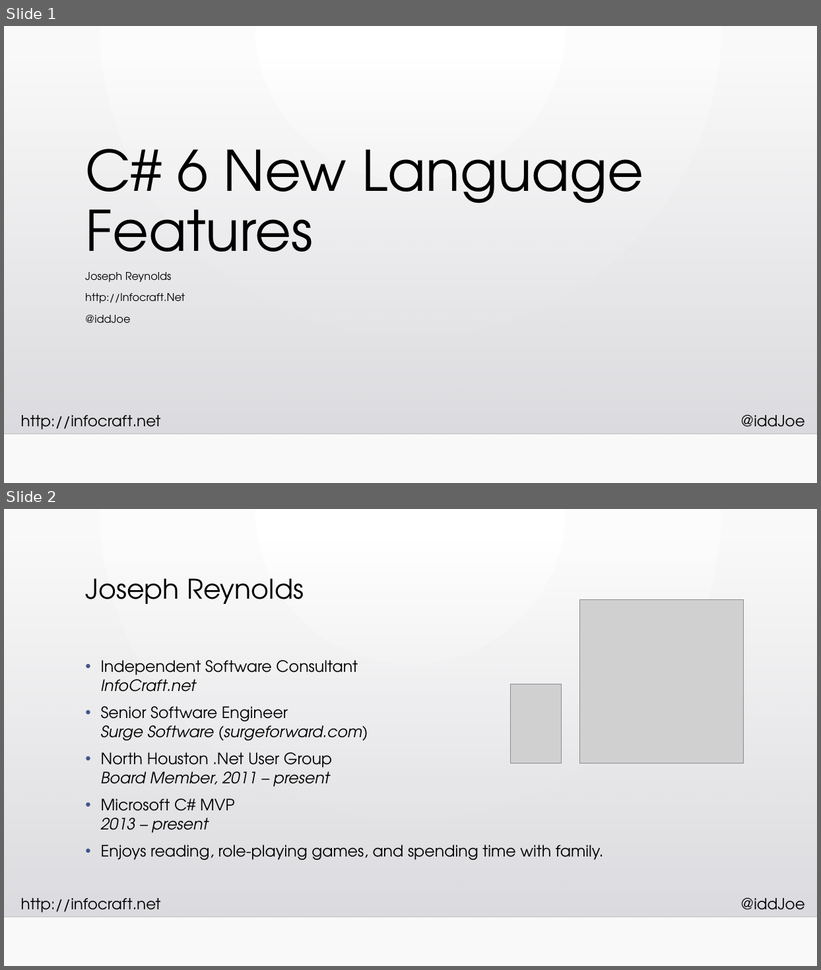
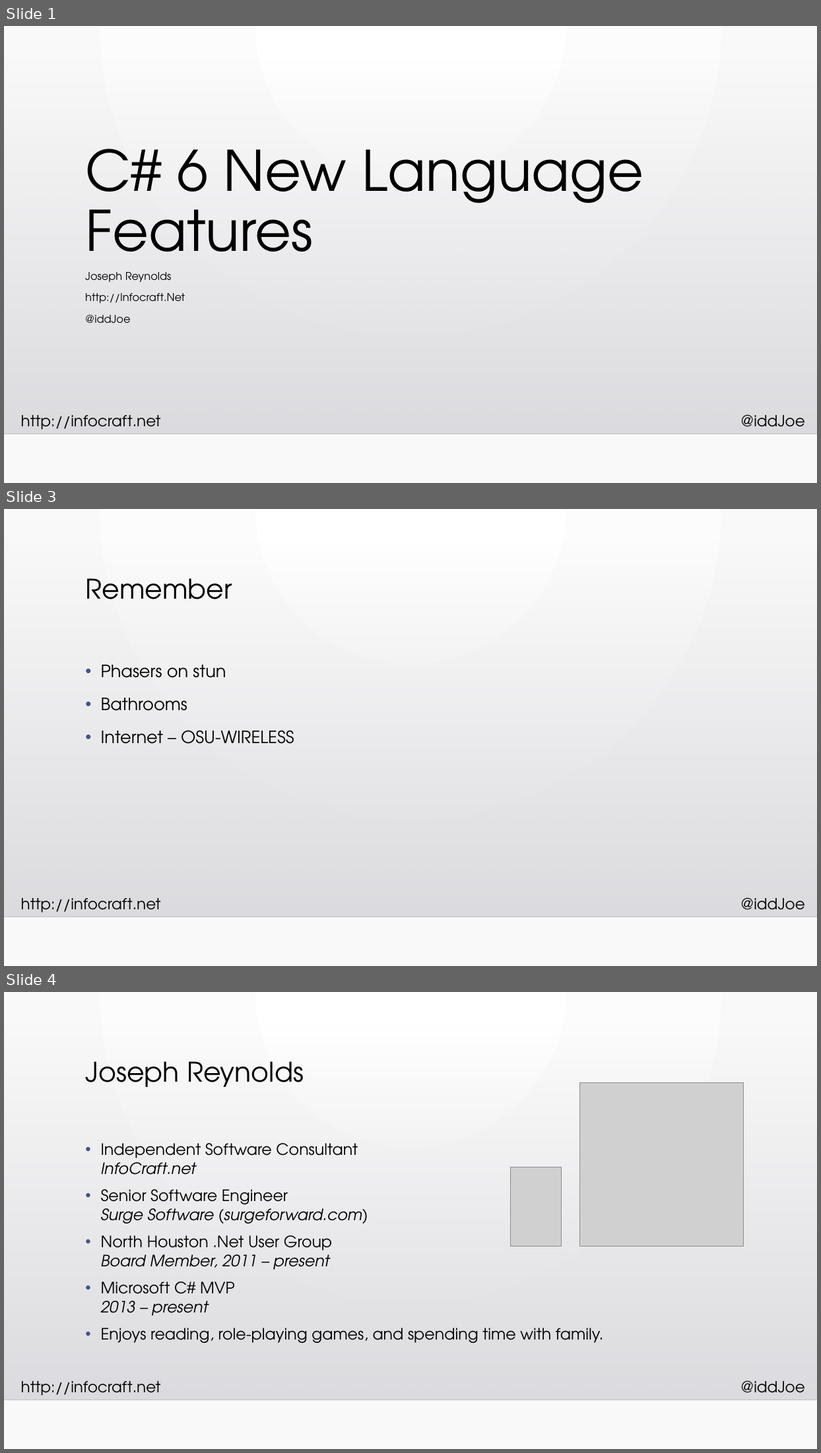
Before and after one commit to InfoCraftDotNet/CSharp-6-New-Language-Features, a slide deck: Slides/CSharp-6-New-Language-Features.pptx. Shown one above the other, each under a label of ours: slides 1 and 2 before the commit, slides 1, 3 and 4 after it; the slides between them are not shown. The pictures are 821x970 and 821x1453 pixels, drawn with LibreOffice and Linux fonts; fonts in the diff are those of the drawing; grey boxes stand for pictures; background and template pictures are left out. Boxes give left, top, right and bottom in pixels: in the first picture for what was removed or moved away, otherwise in the second. Text is boxed around its words. In the diff, an @@ line names an element or a change of style, - is before the commit and + after.

```diff
--- a/Slides/CSharp-6-New-Language-Features.pptx
+++ b/Slides/CSharp-6-New-Language-Features.pptx
@@ slide 3 added at (4,509,817,966), background gradient #FFFFFF to #FAFAFA; not listed: 4 template elements that a slide beside it also shows @@
@@ title added at (85,578,232,599), 32 pt, text #000000 @@
+Remember
@@ text added at (101,665,294,744), 20 pt, text #000000 @@
+• Phasers on stun
+• Bathrooms
+• Internet – OSU-WIRELESS
@@ what was slide 2 is now slide 4 @@
```
Also in this commit, not shown: 3 other slides added.
